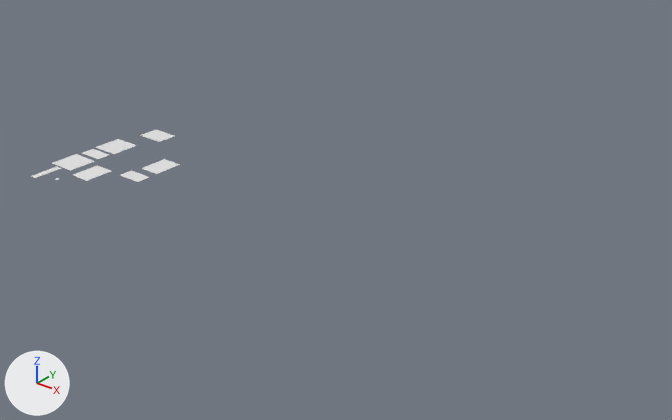
The Blender file Assets/Models/ShaderCastle.blend: old version first, new version second.
The view is the same before and after, from a camera (50 mm lens) standing at (195.2, -129.1, 95.6) and looking at (63.8, 35.2, -6.3). Arrows for +X, +Y and +Z are at lower left; the lights stay in place. The first picture is the older version.
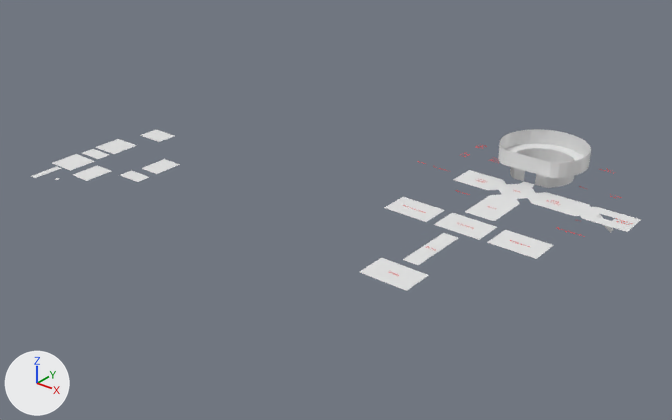
The newer file is also turned or shifted as a whole; pictures and numbers use the older file's frame.

Changed parts and their boxes [x1, y1, x2, y2] in the pictures (672 x 420 px):
'Basics.001', added: after [360, 129, 641, 291]

Diff of the bpy script that builds the scene:
```diff
--- a/Assets/Models/ShaderCastle.blend.py
+++ b/Assets/Models/ShaderCastle.blend.py
@@ me_plane_004 @@
+me_plane_004.from_pydata(...)  # 188 vertices, 114 faces; spans x -20.0..30.0, y -4.0..76.2, z -3.0..8.0
@@ ob_basics_001 @@
+ob_basics_001 = bpy.data.objects.new('Basics.001', me_plane_004)
+ob_basics_001.location = (100.0, 9.0, 0.0)
```
